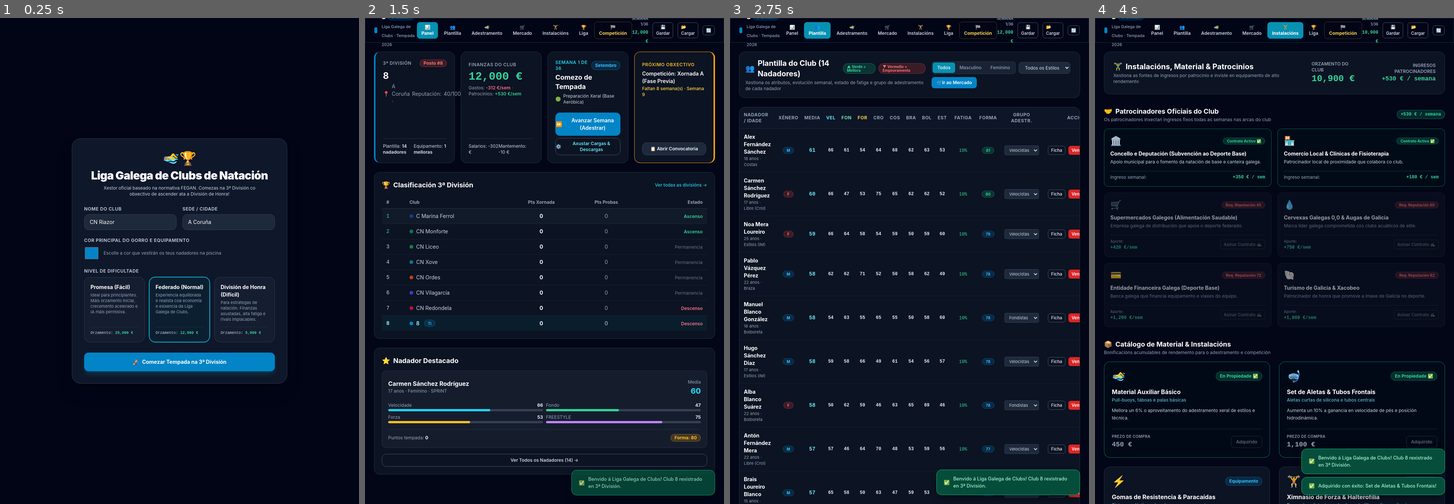
Above: before the commit, frames 1-4 (left to right).
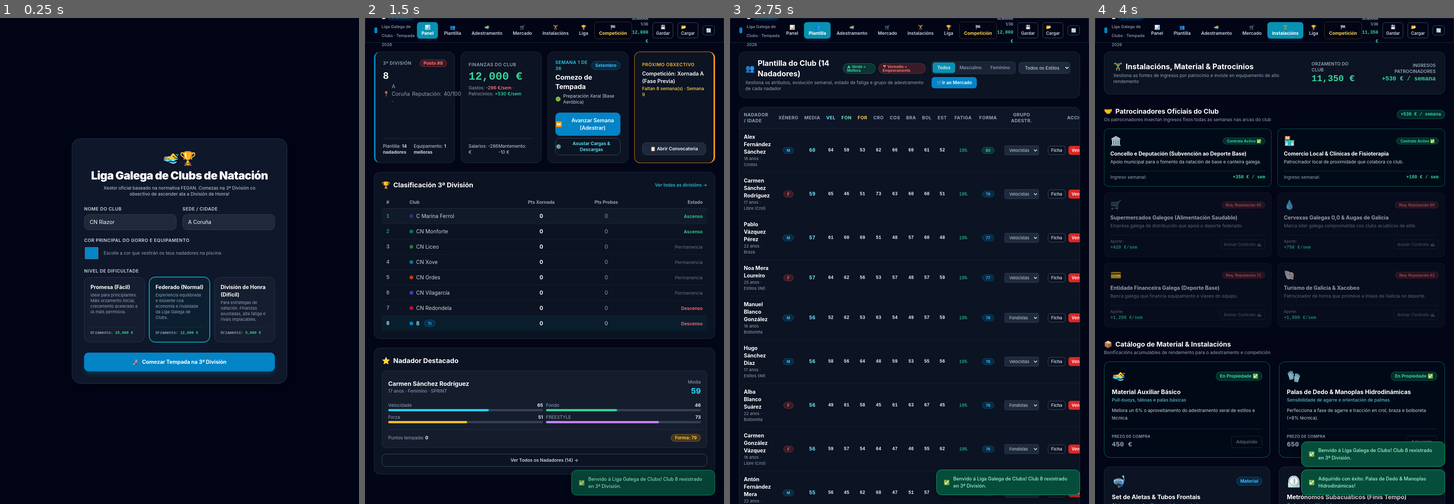
Above: after the commit, the same moments.

Repository: hugo-mera/swimGame
Game: browser game, page index.html
Same seed, same stepped clock (60 frames per second), same inputs: the game is played once before the commit and once after it.
Inputs (mouse positions are in pixels of both pictures, inside the frame that each line leads up to):
- Up to frame 1 (0.25 s): no input
- Up to frame 2 (1.5 s): click (494, 222) at 1.27 s; type "8" at 1.27 s; tap Enter at 1.3 s
- Up to frame 3 (2.75 s): click "🏆 Liga" at 1.87 s; click "👥 Plantilla" at 2.47 s
- Up to frame 4 (4 s): click "🏋️ Instalacións" at 3.07 s; click "Mercar Mellora" at 3.67 s

The runs differ from the first frame. In frame 1, 0.1% of the frame differs, in the area x 43-57%, y 57-62%; in frame 2, 0.1%; in frame 3, 1.8%; in frame 4, 3.0%, in the area x 4-98%, y 2-100%.

Commit message:
FIX: fix some mayor bugs. FEAT: add new features

Diff:
--- a/src/constants.js
+++ b/src/constants.js
@@ -331,7 +331,7 @@
   }
 };
 
-// Equipment & Facilities upgrades available in the store
+// Equipment & Facilities upgrades available in the store (Rotating Monthly Pool)
 export const EQUIPMENT_CATALOG = [
   {
     id: 'pull_kick',
@@ -344,6 +344,16 @@
     description: 'Mellora un 6% o aproveitamento do adestramento xeral de estilos e técnica.'
   },
   {
+    id: 'finger_paddles',
+    name: 'Palas de Dedo & Manoplas Hidrodinámicas',
+    subtitle: 'Sensibilidade de agarre e orientación de palmas',
+    category: 'Material',
+    cost: 650,
+    trainingBonus: 0.08,
+    icon: '🧤',
+    description: 'Perfecciona a fase de agarre e tracción en crol, braza e bolboreta (+8% técnica).'
+  },
+  {
     id: 'fins_snorkels',
     name: 'Set de Aletas & Tubos Frontais',
     subtitle: 'Aletas curtas de silicona e tubos centrais',
@@ -354,9 +364,29 @@
     description: 'Aumenta un 10% a ganancia en velocidade de pés e posición hidrodinámica.'
   },
   {
+    id: 'tempo_trainers',
+    name: 'Metrónomos Subacuáticos (Finis Tempo)',
+    subtitle: 'Cadencia auditiva intra-gorro para ritmo de brazada',
+    category: 'Tecnoloxía',
+    cost: 1450,
+    trainingBonus: 0.11,
+    icon: '⏲️',
+    description: 'Optimiza a frecuencia de ciclo e a regularidade de pase en series longas (+11% eficiencia).'
+  },
+  {
+    id: 'parachute_swim',
+    name: 'Paracaídas de Arraste & Cinto de Lastre',
+    subtitle: 'Sobrecarga fluída progresiva en auga',
+    category: 'Material',
+    cost: 1800,
+    trainingBonus: 0.13,
+    icon: '🪂',
+    description: 'Desenvolvemento de potencia muscular específica sen alterar a mecánica de brazada (+13%).'
+  },
+  {
     id: 'resistance_cords',
-    name: 'Gomas de Resistencia & Paracaídas',
-    subtitle: 'Sistemas elásticos de sobrecarga e power-towers',
+    name: 'Gomas de Resistencia & Power Towers',
+    subtitle: 'Sistemas elásticos de sobrecarga asistida e resistida',
     category: 'Equipamento',
     cost: 2400,
     trainingBonus: 0.15,
@@ -364,44 +394,168 @@
     description: 'Aumenta un 15% o desenvolvemento de velocidade punta e potencia anaeróbica.'
   },
   {
+    id: 'monofin_drills',
+    name: 'Monofíns de Fibra & Táboas de Ondulación',
+    subtitle: 'Especialización en patada subacuática de golfiño',
+    category: 'Material',
+    cost: 2900,
+    trainingBonus: 0.16,
+    icon: '🐬',
+    description: 'Perfecciona as saídas e viraxes subacuáticas (+16% ganancia de velocidade nas paredes).'
+  },
+  {
+    id: 'smart_goggles',
+    name: 'Sb-Goggles Biométricas con Head-Up Display',
+    subtitle: 'Telemetría de tempos parciais en tempo real nos cristais',
+    category: 'Tecnoloxía',
+    cost: 3500,
+    trainingBonus: 0.17,
+    icon: '🥽',
+    description: 'Permite aos nadadores autorregular o ritmo de serie con precisión milimétrica (+17%).'
+  },
+  {
+    id: 'sports_nutritionist',
+    name: 'Nutricionista Deportivo Especializado',
+    subtitle: 'Pautas de suplementación intra-adestramento e recarga de glicóxeno',
+    category: 'Persoal',
+    cost: 3800,
+    fatigueRecoveryBonus: 0.25,
+    icon: '🥗',
+    description: 'Acelera a recuperación muscular semanal nun 25% e mellora o rendemento sostenido.'
+  },
+  {
+    id: 'dryland_bench',
+    name: 'Bancos Isocinéticos de Natación (Vasa Trainer)',
+    subtitle: 'Simuladores ergonómicos de tracción en seco',
+    category: 'Instalacións',
+    cost: 4200,
+    trainingBonus: 0.18,
+    icon: '📐',
+    description: 'Desenvolvemento da forza específica dorsal e tricepital fóra da auga (+18%).'
+  },
+  {
+    id: 'sports_psychologist',
+    name: 'Psicólogo Deportivo & Coaching Mental',
+    subtitle: 'Xestión do estrés precompetitivo e foco nas grandes finais',
+    category: 'Persoal',
+    cost: 4600,
+    trainingBonus: 0.12,
+    fatigueRecoveryBonus: 0.20,
+    icon: '🧠',
+    description: 'Aumenta a moral (+8 puntos) e reduce a perda de rendemento por presión ambiental.'
+  },
+  {
+    id: 'pressotherapy',
+    name: 'Botas de Presoterapia Pneumática (Normatec)',
+    subtitle: 'Drenaxe linfático acelerado post-sesión de intensidade',
+    category: 'Instalacións',
+    cost: 4900,
+    fatigueRecoveryBonus: 0.35,
+    icon: '🦿',
+    description: 'Drenaxe de lactato nas pernas tras series duras (+35% de velocidade de recuperación).'
+  },
+  {
     id: 'gym_conditioning',
-    name: 'Ximnasio de Forza & Halterofilia',
+    name: 'Ximnasio de Forza & Halterofilia do Club',
     subtitle: 'Banco de calistenia, racks de sentadillas e discos olímpicos',
     category: 'Instalacións',
-    cost: 5000,
+    cost: 5400,
     trainingBonus: 0.20,
     icon: '🏋️',
-    description: 'Incrementa un 20% a ganancia de forza explosiva para saídas e viraxes.'
+    description: 'Incrementa un 20% a ganancia de forza explosiva para saídas e viraxes potentes.'
+  },
+  {
+    id: 'high_tech_suits',
+    name: 'Lote de Bañadores de Competición Fastskin Carbon',
+    subtitle: 'Traxes homologados World Aquatics con compresión muscular',
+    category: 'Material',
+    cost: 5800,
+    raceStartBonus: 0.10,
+    icon: '🩱',
+    description: 'Redución do rozamento hidrodinámico en competición (-0.10s de bonificación en marcas).'
+  },
+  {
+    id: 'lactate_analyzer',
+    name: 'Analizadores de Lactato Portátiles (Lactate Scout)',
+    subtitle: 'Control bioquímico de adestramento en limiares aeróbico e anaeróbico',
+    category: 'Tecnoloxía',
+    cost: 6500,
+    trainingBonus: 0.21,
+    icon: '🩸',
+    description: 'Optimiza as zonas de intensidade de cada nadador (+21% de aproveitamento fisiolóxico).'
+  },
+  {
+    id: 'physio_clinic',
+    name: 'Fisioterapeuta e Masaxista Exclusivo do Club',
+    subtitle: 'Descarga miofascial, prevención de escápula e ombreiro de nadador',
+    category: 'Persoal',
+    cost: 6900,
+    fatigueRecoveryBonus: 0.40,
+    icon: '💆',
+    description: 'Reduce o risco de lesións e diminúe a fatiga crónica nun 40% adicional.'
   },
   {
     id: 'video_analysis',
-    name: 'Sistema Subacuático de Análise Biomecánica',
-    subtitle: 'Cámaras 4K subacuáticas e software de ángulo de brazada',
+    name: 'Sistema Subacuático de Análise Biomecánica 4K',
+    subtitle: 'Cámaras subacuáticas e software de ángulo de brazada e arrastre',
     category: 'Tecnoloxía',
-    cost: 7500,
-    trainingBonus: 0.22,
+    cost: 7800,
+    trainingBonus: 0.23,
     icon: '📹',
-    description: 'Mellora acelerada en técnica de estilos e eficiencia hidrodinámica.'
+    description: 'Mellora acelerada na técnica dos catro estilos e eficiencia de deslizamento (+23%).'
+  },
+  {
+    id: 'anti_wave_lanes',
+    name: 'Carrileiras Anti-ondas Competitivas FINA',
+    subtitle: 'Turbinas de disipación de turbulencia para piscina do club',
+    category: 'Instalacións',
+    cost: 8900,
+    trainingBonus: 0.18,
+    raceStartBonus: 0.08,
+    icon: '🌊',
+    description: 'Auga completamente plana no adestramento; mellora o deslizamento de todo o cadro.'
   },
   {
     id: 'cryo_recovery',
-    name: 'Centro de Crioterapia & Fisioterapia',
-    subtitle: 'Baños de xeo, presoterapia e sala de masaxe de descarga',
+    name: 'Centro de Crioterapia & Baños de Xeo',
+    subtitle: 'Sala de hidroterapia con contraste térmico e baños fríos a 8ºC',
     category: 'Instalacións',
-    cost: 10000,
+    cost: 10500,
     fatigueRecoveryBonus: 0.50,
     icon: '🧊',
-    description: 'Reduce a fatiga acumulada un 50% máis rápido entre xornadas e sesións.'
+    description: 'Reduce a fatiga acumulada un 50% máis rápido entre xornadas e semanas de carga.'
+  },
+  {
+    id: 'altitude_camp',
+    name: 'Stage de Concentración en Altitude (Sierra Nevada)',
+    subtitle: 'Estadía de 2 semanas a 2.320 metros para aumento de EPO e glóbulos vermellos',
+    category: 'Instalacións',
+    cost: 12800,
+    trainingBonus: 0.25,
+    fatigueRecoveryBonus: 0.30,
+    icon: '🏔️',
+    description: 'Salto cualitativo na capacidade aeróbica e resistencia cardiovascular (+25% fondo).'
   },
   {
     id: 'touchpad_blocks',
     name: 'Plataformas Omega con Cunha & Placas de Crono',
     subtitle: 'Bloques de saída homologados con cuña axustable e placas electrónicas',
     category: 'Tecnoloxía',
-    cost: 14000,
-    raceStartBonus: 0.15, // Faster reaction times & relay takeoffs
+    cost: 14500,
+    raceStartBonus: 0.18,
     icon: '⏱️',
-    description: 'Reduce tempos de reacción nas saídas e cambios de remudas en 0.15 segundos.'
+    description: 'Reduce tempos de reacción nas saídas e relevos en 0.18 segundos oficiais.'
+  },
+  {
+    id: 'hyperbaric_chamber',
+    name: 'Cámara Hiperbárica de Oíxeno Puro',
+    subtitle: 'Osixenación celular hiperbárica a 2.0 ATA de presión',
+    category: 'Tecnoloxía',
+    cost: 18500,
+    fatigueRecoveryBonus: 0.65,
+    trainingBonus: 0.15,
+    icon: '🛸',
+    description: 'O cumio da tecnoloxía de recuperación: elimina a fatiga case ao instante (+65% recuperación).'
   }
 ];
 
@@ -485,13 +639,13 @@
     id: 'NORMAL',
     name: 'Federado (Normal)',
     tag: 'Normal',
-    description: 'Experiencia equilibrada e realista coa economía e esixencia da Liga Galega de Clubs.',
+    description: 'Experiencia equilibrada e esixente coa economía e rivalidade da Liga Galega de Clubs.',
     startingFunds: 12000,
     statGrowthMultiplier: 1.0,
     statDecayMultiplier: 1.0,
     fatigueAccumulationMultiplier: 1.0,
     fatigueRecoveryMultiplier: 1.0,
-    aiOptimizationLevel: 0.88,
+    aiOptimizationLevel: 0.93,
     prizeMoneyMultiplier: 1.0,
     marketCostMultiplier: 1.0
   },
--- a/src/engine/league.js
+++ b/src/engine/league.js
@@ -117,9 +117,9 @@
     else if (isDiv1) { baseMin = 65; baseMax = 82; }
     else if (isDiv2) { baseMin = 54; baseMax = 70; }
     else {
-      // Div 3: Balanced baseline across all clubs in 3ª División (~56 average rating)
-      baseMin = 46;
-      baseMax = 66;
+      // Div 3: AI clubs start with established baseline (~57 rating), player starts as a humble aspiring squad (~54 rating)
+      baseMin = club.isPlayer ? 45 : 48;
+      baseMax = club.isPlayer ? 64 : 68;
     }
 
     const firstNamesM = ['Brais', 'Antón', 'Roi', 'Iago', 'Mateo', 'Lucas', 'Martín', 'Alex', 'Adrián', 'Pablo', 'Diego', 'Hugo', 'David', 'Manuel', 'Álvaro'];
--- a/src/engine/simulation.js
+++ b/src/engine/simulation.js
@@ -228,18 +228,72 @@
 
   /**
    * Compute positions at time elapsed t for 2D animated pool graphics
+   * Implements realistic swimming split pacing & lead changes during the race
    * Pool length is 25 meters.
-   * Total length = event.distance (e.g. 50m = 2 lengths, 100m = 4 lengths, etc.)
    */
   static getLiveStateAtTime(results, event, elapsedSeconds) {
     const totalDist = event.distance;
     const poolLength = 25; // standard short course pool
     const numLaps = totalDist / poolLength;
 
-    return results.map(res => {
+    const rawStates = results.map((res, resIdx) => {
       const finalTime = res.finalTime;
-      const progressFraction = Math.min(1.0, elapsedSeconds / finalTime);
-      const currentDistance = progressFraction * totalDist;
+      let currentDistance = 0;
+      let isFinished = false;
+      let currentStroke = event.stroke;
+      let activeSwimmerName = res.swimmerName;
+
+      if (elapsedSeconds >= finalTime) {
+        currentDistance = totalDist;
+        isFinished = true;
+      } else if (res.isRelay && res.legSplits && res.legSplits.length === 4) {
+        // Realistic Relay Pacing: each of the 4 legs follows its specific swimmer's speed
+        const legDist = totalDist / 4;
+        let cumulativeTime = 0;
+        let legStartDist = 0;
+
+        for (let legIdx = 0; legIdx < 4; legIdx++) {
+          const leg = res.legSplits[legIdx];
+          const legT = leg.time;
+          const legEndTime = cumulativeTime + legT;
+
+          if (elapsedSeconds < legEndTime || legIdx === 3) {
+            currentStroke = leg.stroke || event.stroke;
+            activeSwimmerName = leg.swimmerName;
+            const timeInLeg = Math.max(0, elapsedSeconds - cumulativeTime);
+            const legTau = Math.min(1.0, timeInLeg / legT);
+            // Intra-leg acceleration/pacing
+            const legWave = Math.sin(Math.PI * legTau) * 0.02 * Math.sin(2 * Math.PI * legTau);
+            const legProgress = Math.max(0, Math.min(1.0, legTau + legWave));
+            currentDistance = legStartDist + legProgress * legDist;
+            break;
+          }
+
+          cumulativeTime += legT;
+          legStartDist += legDist;
+        }
+      } else {
+        // Realistic Individual Pacing: split curves, turn bonuses, and surge phases
+        const tau = Math.min(1.0, elapsedSeconds / finalTime);
+        const swimmer = res.swimmer;
+        const specialty = swimmer ? swimmer.specialty : (resIdx % 2 === 0 ? 'sprint' : 'distance');
+        const seed = (res.lane || (resIdx + 1)) * 1.618;
+
+        // Front-half bias (sprinters go out faster, distance swimmers surge in 2nd half)
+        const paceBias = specialty === 'sprint'
+          ? Math.sin(Math.PI * tau) * 0.022
+          : -Math.sin(Math.PI * tau) * 0.018;
+
+        // Micro-surge wave: creates realistic lead changes throughout the race
+        const waveCycles = Math.max(2, Math.round(numLaps));
+        const surgeWave = Math.sin(2 * Math.PI * waveCycles * tau + seed) * 0.014 * Math.sin(Math.PI * tau);
+
+        const progressFraction = Math.max(0, Math.min(1.0, tau + paceBias + surgeWave));
+        currentDistance = progressFraction * totalDist;
+      }
+
+      currentDistance = Math.min(totalDist, Math.max(0, currentDistance));
+      const progressFraction = currentDistance / totalDist;
 
       // Current lap index: 0, 1, 2...
       const currentLap = Math.min(numLaps - 1, Math.floor(currentDistance / poolLength));
@@ -247,22 +301,22 @@
 
       // Is swimming left-to-right (even lap) or right-to-left (odd lap)
       const isGoingRight = (currentLap % 2 === 0);
-      const lapFraction = distInCurrentLap / poolLength;
+      const lapFraction = Math.min(1.0, Math.max(0, distInCurrentLap / poolLength));
 
       // Normalised X coordinate in pool: 0.0 (left wall) to 1.0 (right wall)
       const poolX = isGoingRight ? lapFraction : (1.0 - lapFraction);
 
-      const isFinished = progressFraction >= 1.0;
-
-      // Stroke phase cycle (arms & kicks) based on stroke tempo (~0.9s per stroke cycle)
-      const strokeCycleTime = event.stroke === STROKES.FLY ? 0.95 : event.stroke === STROKES.BREAST ? 1.1 : 0.82;
-      const strokePhase = (elapsedSeconds % strokeCycleTime) / strokeCycleTime; // 0 to 1
+      // Stroke phase cycle
+      const strokeCycleTime = currentStroke === STROKES.FLY ? 0.95 : currentStroke === STROKES.BREAST ? 1.1 : 0.82;
+      const strokePhase = (elapsedSeconds % strokeCycleTime) / strokeCycleTime;
 
       // Turn animation: within 1 meter of turn
       const nearTurn = !isFinished && (distInCurrentLap > 24.2 || distInCurrentLap < 0.8);
 
       return {
         ...res,
+        currentStroke,
+        activeSwimmerName,
         progressFraction,
         currentDistance,
         currentLap,
@@ -273,5 +327,24 @@
         nearTurn
       };
     });
+
+    // Compute live positions/ranks in the water
+    const sortedByDistance = [...rawStates].sort((a, b) => {
+      if (a.isFinished && b.isFinished) return a.finalTime - b.finalTime;
+      if (a.isFinished) return -1;
+      if (b.isFinished) return 1;
+      return b.currentDistance - a.currentDistance;
+    });
+
+    const rankMap = new Map();
+    sortedByDistance.forEach((item, idx) => {
+      rankMap.set(item.id, idx + 1);
+    });
+
+    return rawStates.map(state => ({
+      ...state,
+      liveRank: rankMap.get(state.id) || state.rank,
+      isLeading: (rankMap.get(state.id) === 1)
+    }));
   }
 }
--- a/src/graphics/poolCanvas.js
+++ b/src/graphics/poolCanvas.js
@@ -301,16 +301,21 @@
     // Swimmer / Relay Name
     ctx.fillStyle = '#f8fafc';
     ctx.font = 'bold 11px system-ui, sans-serif';
-    const nameStr = state.isRelay ? state.relayName : state.swimmerName;
+    const nameStr = state.isRelay ? (state.activeSwimmerName || state.relayName) : state.swimmerName;
     const truncatedName = nameStr.length > 13 ? nameStr.substring(0, 12) + '…' : nameStr;
     ctx.fillText(truncatedName, boxX + 32, centerY - 5);
 
-    // Club name & Time/Split
-    ctx.fillStyle = '#94a3b8';
+    // Club name & Time/Live position
+    let subStr = '';
+    if (state.isFinished) {
+      subStr = `${RaceSimulation.formatTime(state.finalTime)} (#${state.rank})`;
+      ctx.fillStyle = state.rank === 1 ? '#f59e0b' : '#38bdf8';
+    } else {
+      const leaderTag = state.liveRank === 1 ? '👑 #1' : `#${state.liveRank || state.rank}`;
+      subStr = `${state.clubName.substring(0, 9)} · ${leaderTag}`;
+      ctx.fillStyle = state.liveRank === 1 ? '#fbbf24' : '#94a3b8';
+    }
     ctx.font = '10px system-ui, sans-serif';
-    const subStr = state.isFinished
-      ? `${RaceSimulation.formatTime(state.finalTime)} (#${state.rank})`
-      : `${state.clubName.substring(0, 11)}`;
     ctx.fillText(subStr, boxX + 10, centerY + 10);
   }
 
@@ -433,11 +438,19 @@
     ctx.fillText(`${event.name}`, 14, 28);
 
     // Current distance / lap info
-    const leadSwimmer = liveResults[0];
+    const leadSwimmer = liveResults.find(r => r.isLeading) || liveResults[0];
     const currentDist = leadSwimmer ? Math.min(event.distance, Math.round(leadSwimmer.currentDistance)) : 0;
     ctx.fillStyle = '#38bdf8';
     ctx.font = 'bold 12px monospace';
-    ctx.fillText(`${currentDist} m / ${event.distance} m`, 300, 28);
+    ctx.fillText(`${currentDist} m / ${event.distance} m`, 260, 28);
+
+    // Current leader badge
+    if (leadSwimmer && !allFinished) {
+      const leaderName = leadSwimmer.isRelay ? (leadSwimmer.activeSwimmerName || leadSwimmer.relayName) : leadSwimmer.swimmerName;
+      ctx.fillStyle = '#fbbf24';
+      ctx.font = 'bold 11px system-ui, sans-serif';
+      ctx.fillText(`👑 Líder: ${leaderName.substring(0, 16)} (${leadSwimmer.clubName})`, 410, 28);
+    }
 
     // Large Digital Race Clock
     const formattedClock = RaceSimulation.formatTime(elapsedSeconds);
